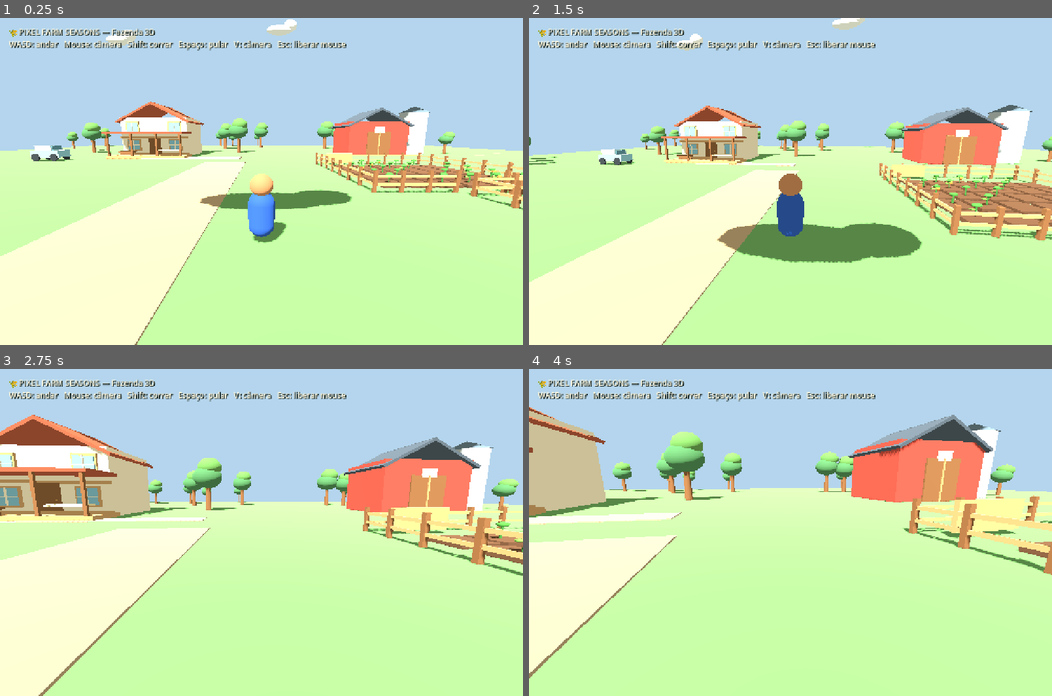
Above: before the commit, frames 1-4 (two rows, left to right).
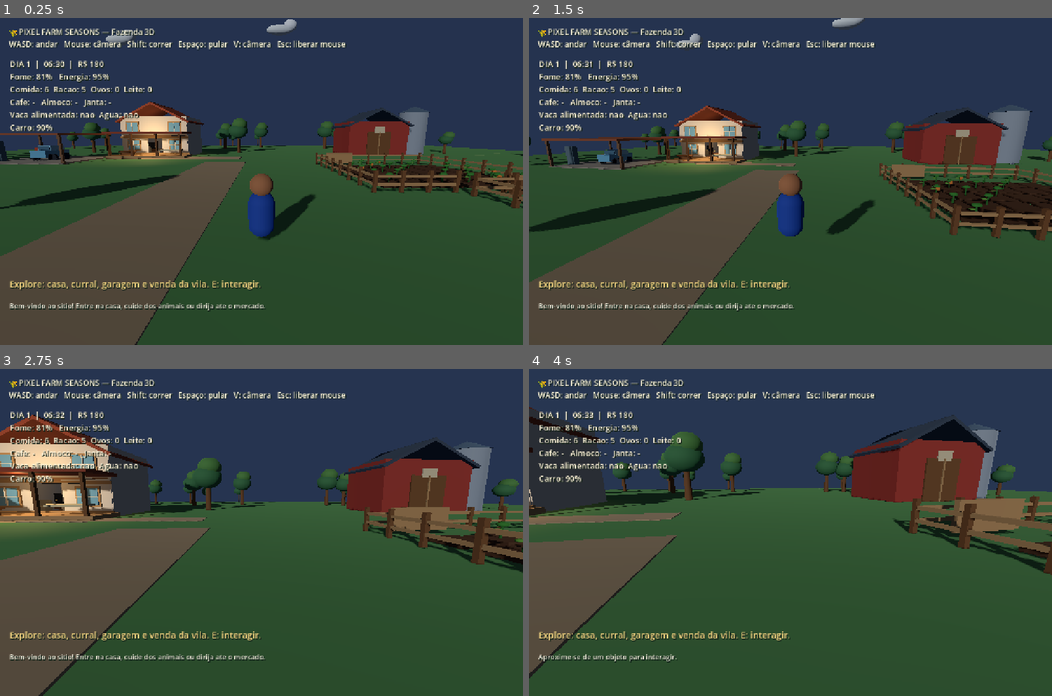
Above: after the commit, the same moments.

Repository: juniordev830/pixel-farm-seasons
Game: Godot game, scene res://scenes/farm_world.tscn
The game is run twice, just before and just after one commit, with the same random seed, the same clock (stepped at 60 frames per second) and the same inputs.
Inputs (mouse positions are in pixels of both pictures, inside the frame that each line leads up to):
- Up to frame 1 (0.25 s): no input
- Up to frame 2 (1.5 s): tap Enter at 0.5 s; move the mouse to (816, 181) at 0.52 s; hold Ctrl (crouch) 0.53-1.28 s; hold W (move_forward) from 0.53 s (still down); tap Space (jump) at 0.77 s; move the mouse to (764, 181) at 1.27 s; tap Shift (sprint) at 1.35 s
- Up to frame 3 (2.75 s): keep holding W (move_forward); tap Space (jump) at 1.52 s; move the mouse to (271, 525) at 2.02 s; hold V (toggle_camera) from 2.03 s (still down)
- Up to frame 4 (4 s): keep holding W (move_forward); move the mouse to (785, 539) at 2.77 s; release V (toggle_camera) at 2.78 s; tap E at 2.85 s; tap Space (jump) at 3.02, 3.77 s; move the mouse to (827, 535) at 3.52 s; hold Ctrl (crouch) from 3.53 s (still down)

The runs differ from the first frame. In frame 1, 99% of the frame differs, in the area x 0-100%, y 0-100%; in frame 2, 99%; in frame 3, 99%; in frame 4, 99%.
Error before the commit: Parse Error: Function "sinf()" not found in base self. (res://scripts/life_sim.gd:558)

Commit message:
fix(godot): correct math function and scene resource count

Diff:
--- a/godot/scripts/life_sim.gd
+++ b/godot/scripts/life_sim.gd
@@ -551,11 +551,11 @@
 
 func _time_string() -> String:
     var total := int(minutes) % 1440
-    return "%02d:%02d" % [total / 60, total % 60]
+    return "%02d:%02d" % [int(total / 60), total % 60]
 
 
 func _update_light() -> void:
-    var phase := sinf((minutes / DAY_MINUTES - 0.25) * TAU)
+    var phase := sin((minutes / DAY_MINUTES - 0.25) * TAU)
     var daylight := clampf(phase, 0.0, 1.0)
     var sun := get_parent().get_node_or_null("Sun") as DirectionalLight3D
     if sun != null:
